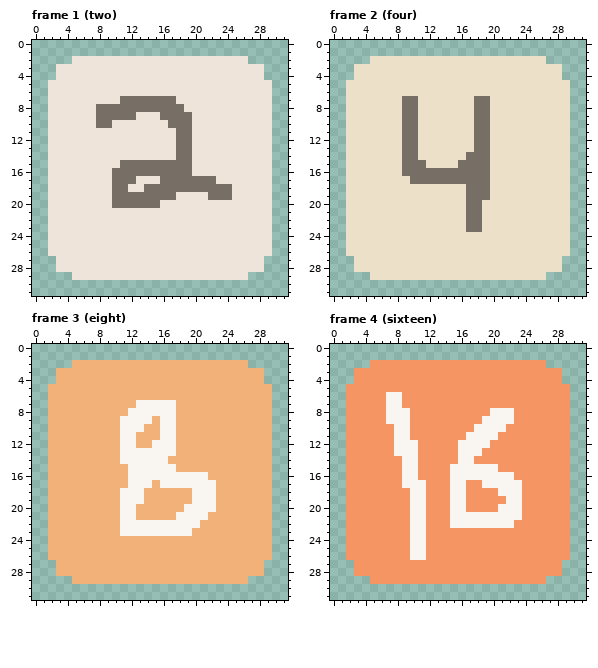
A pixel-art file gets an edit: gfx/tiles.aseprite. Above is the file before it was changed.
32x32 pixels, 11 frames. Shown: frame 1 (two), frame 2 (four), frame 3 (eight), frame 4 (sixteen). The commit also changed other frames, which this record leaves out.
Once edited:
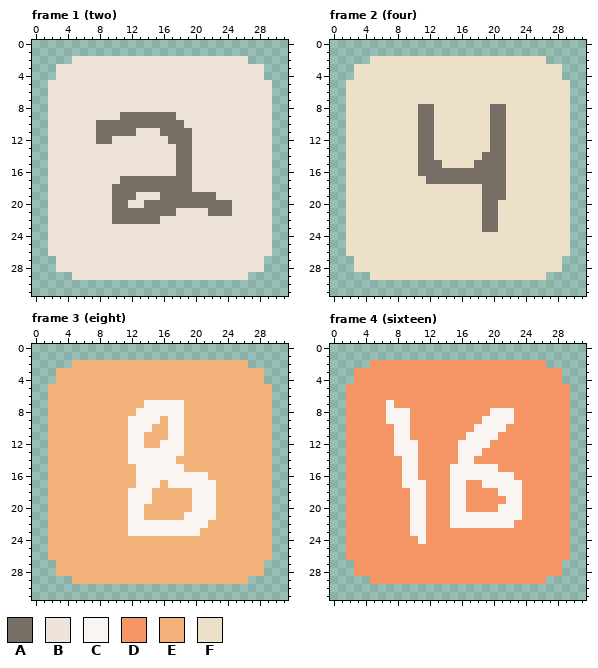
Palette (. is transparent): A #776e65  B #eee4da  C #f9f6f2  D #f59563  E #f2b179  F #ede0c8
From old to new:
--- frame 1 (two)
@@ x 6..26 @@
  6 BBBBBBBBBBBBBBBBBBBBB
- 7 BBBBBAAAAAAABBBBBBBBB
- 8 BBAAAAAAAAAAABBBBBBBB
- 9 BBAAAAABBBAAAABBBBBBB
-10 BBAABBBBBBBAAABBBBBBB
-11 BBBBBBBBBBBBAABBBBBBB
-12 BBBBBBBBBBBBAABBBBBBB
+ 7 BBBBBBBBBBBBBBBBBBBBB
+ 8 BBBBBBBBBBBBBBBBBBBBB
+ 9 BBBBBAAAAAAABBBBBBBBB
+10 BBAAAAAAAAAAABBBBBBBB
+11 BBAAAAABBBAAAABBBBBBB
+12 BBAABBBBBBBAAABBBBBBB
 13 BBBBBBBBBBBBAABBBBBBB
 14 BBBBBBBBBBBBAABBBBBBB
-15 BBBBBAAAAAAAAABBBBBBB
-16 BBBBAAAAAAAAAABBBBBBB
-17 BBBBAAABBBAAAAAAABBBB
-18 BBBBAABBAAAAAAAAAAABB
-19 BBBBAAAAAAAABBBBAAABB
-20 BBBBAAAAAABBBBBBBBBBB
-21 BBBBBBBBBBBBBBBBBBBBB
-22 BBBBBBBBBBBBBBBBBBBBB
+15 BBBBBBBBBBBBAABBBBBBB
+16 BBBBBBBBBBBBAABBBBBBB
+17 BBBBBAAAAAAAAABBBBBBB
+18 BBBBAAAAAAAAAABBBBBBB
+19 BBBBAAABBBAAAAAAABBBB
+20 BBBBAABBAAAAAAAAAAABB
+21 BBBBAAAAAAAABBBBAAABB
+22 BBBBAAAAAABBBBBBBBBBB
 23 BBBBBBBBBBBBBBBBBBBBB
--- frame 2 (four)
@@ x 7..23 @@
  6 FFFFFFFFFFFFFFFFF
- 7 FFAAFFFFFFFAAFFFF
- 8 FFAAFFFFFFFAAFFFF
- 9 FFAAFFFFFFFAAFFFF
-10 FFAAFFFFFFFAAFFFF
-11 FFAAFFFFFFFAAFFFF
-12 FFAAFFFFFFFAAFFFF
-13 FFAAFFFFFFFAAFFFF
-14 FFAAFFFFFFAAAFFFF
-15 FFAAAFFFFAAAAFFFF
-16 FFAAAAAAAAAAAFFFF
-17 FFFAAAAAAAAAAFFFF
-18 FFFFFFFFFFAAAFFFF
-19 FFFFFFFFFFAAAFFFF
-20 FFFFFFFFFFAAFFFFF
-21 FFFFFFFFFFAAFFFFF
-22 FFFFFFFFFFAAFFFFF
-23 FFFFFFFFFFAAFFFFF
+ 7 FFFFFFFFFFFFFFFFF
+ 8 FFFFAAFFFFFFFAAFF
+ 9 FFFFAAFFFFFFFAAFF
+10 FFFFAAFFFFFFFAAFF
+11 FFFFAAFFFFFFFAAFF
+12 FFFFAAFFFFFFFAAFF
+13 FFFFAAFFFFFFFAAFF
+14 FFFFAAFFFFFFAAAFF
+15 FFFFAAAFFFFAAAAFF
+16 FFFFAAAAAAAAAAAFF
+17 FFFFFAAAAAAAAAAFF
+18 FFFFFFFFFFFFAAAFF
+19 FFFFFFFFFFFFAAAFF
+20 FFFFFFFFFFFFAAFFF
+21 FFFFFFFFFFFFAAFFF
+22 FFFFFFFFFFFFAAFFF
+23 FFFFFFFFFFFFAAFFF
 24 FFFFFFFFFFFFFFFFF
--- frame 3 (eight)
@@ x 9..24 @@
  6 EEEEEEEEEEEEEEEE
- 7 EEEECCCCCEEEEEEE
- 8 EEECCCCCCEEEEEEE
- 9 EECCCCECCEEEEEEE
-10 EECCCEECCEEEEEEE
-11 EECCEEECCEEEEEEE
-12 EECCEECCCEEEEEEE
-13 EECCCCCCCEEEEEEE
-14 EECCCCCCEEEEEEEE
-15 EEECCCCCCEEEEEEE
-16 EEECCCCCCCCCCEEE
-17 EEECCCECCCCCCCEE
-18 EECCCEEEEEECCCEE
-19 EECCCEEEEEECCCEE
-20 EECCEEEEEECCCCEE
-21 EECCEEEEECCCCEEE
-22 EECCCCCCCCCCEEEE
-23 EECCCCCCCCCEEEEE
+ 7 EEEEECCCCCEEEEEE
+ 8 EEEECCCCCCEEEEEE
+ 9 EEECCCCECCEEEEEE
+10 EEECCCEECCEEEEEE
+11 EEECCEEECCEEEEEE
+12 EEECCEECCCEEEEEE
+13 EEECCCCCCCEEEEEE
+14 EEECCCCCCEEEEEEE
+15 EEEECCCCCCEEEEEE
+16 EEEECCCCCCCCCEEE
+17 EEEECCCECCCCCCEE
+18 EEECCCEEEEECCCEE
+19 EEECCCEEEEECCCEE
+20 EEECCEEEEEECCCEE
+21 EEECCEEEEECCCCEE
+22 EEECCCCCCCCCCEEE
+23 EEECCCCCCCCCEEEE
 24 EEEEEEEEEEEEEEEE
--- frame 4 (sixteen)
@@ x 5..10 @@
  5 DDDDDD
- 6 DDCCDD
- 7 DDCCDD
+ 6 DDDDDD
+ 7 DDCDDD
  8 DDCCCD
@@ x 8..13 @@
 23 DDCCDD
-24 DDCCDD
-25 DDCCDD
-26 DDCCDD
+24 DDDCDD
+25 DDDDDD
+26 DDDDDD
 27 DDDDDD
Boxes around the changes in both pictures, in picture pixels (x1, y1, x2, y2):
changed: (96, 96, 232, 224)
changed: (402, 96, 506, 232)
changed: (120, 400, 216, 536)
changed: (386, 392, 402, 408)
changed: (410, 536, 426, 560)
